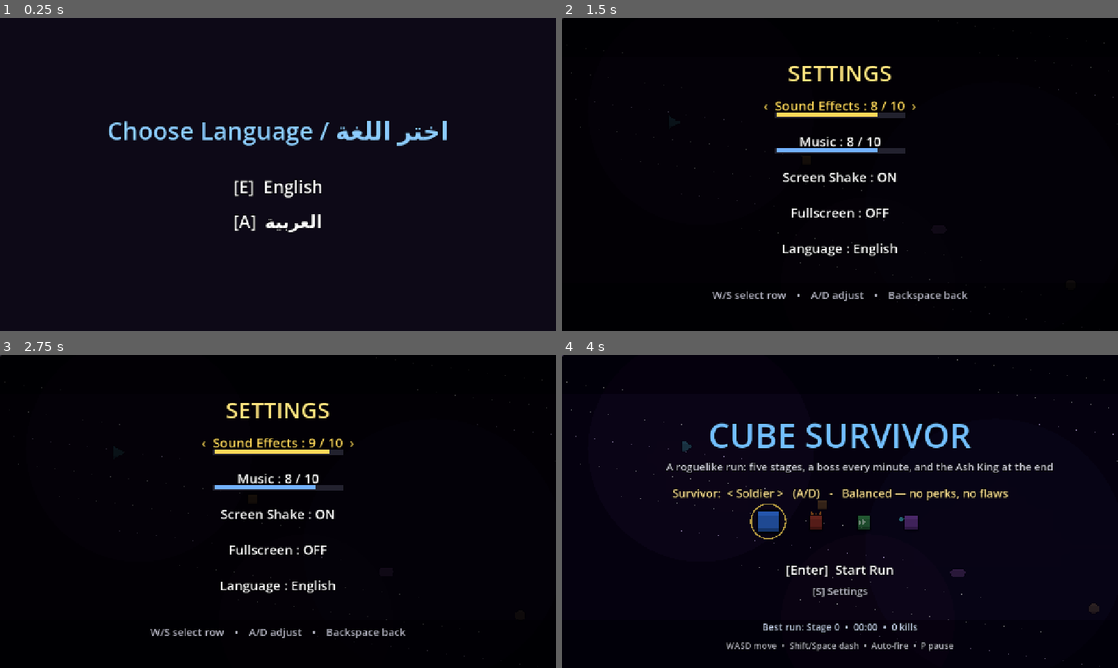
Above: before the commit, frames 1-4 (two rows, left to right).
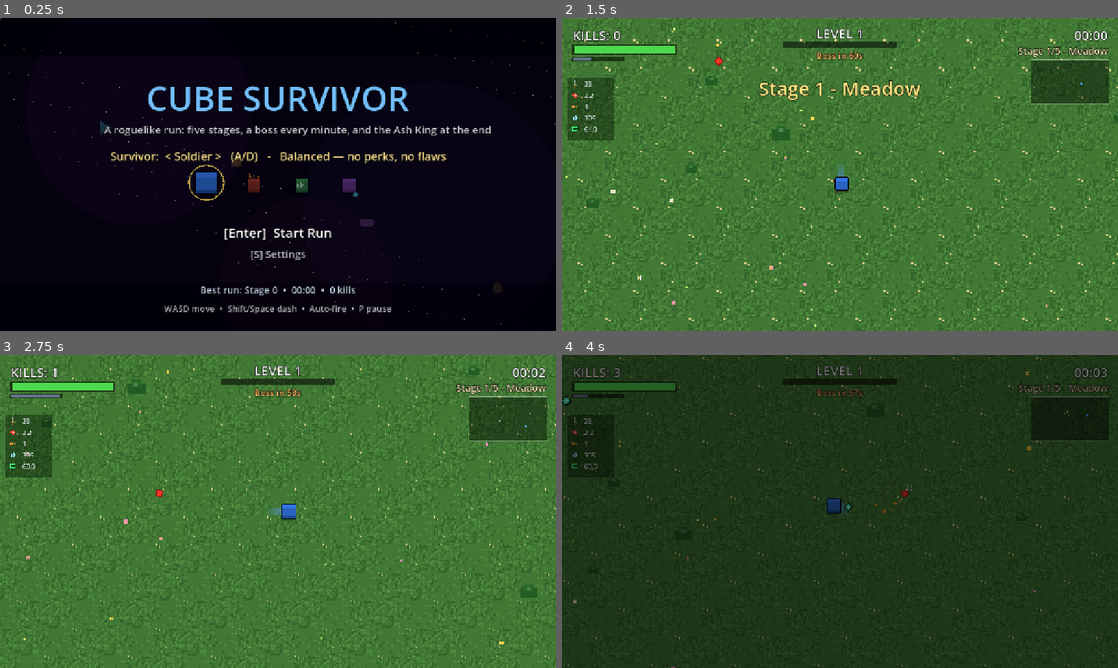
Above: after the commit, the same moments.

Repository: aliosama-DARK/cube-survivor
Game: Godot game, scene res://Main.tscn
The game is run twice, just before and just after one commit, with the same random seed, the same clock (stepped at 60 frames per second) and the same inputs. Sound files missing from this copy of the repository are replaced by a short silence.
Inputs (mouse positions are in pixels of both pictures, inside the frame that each line leads up to):
- Up to frame 1 (0.25 s): no input
- Up to frame 2 (1.5 s): tap Enter at 0.5, 1.35 s; move the mouse to (962, 158) at 0.52 s; hold D 0.53-1.28 s; tap E at 0.6 s; click (962, 158) at 0.67 s; tap Space at 0.77 s; move the mouse to (728, 190) at 1.27 s; hold S from 1.28 s (still down); click (728, 190) at 1.42 s
- Up to frame 3 (2.75 s): tap Space at 1.52 s; move the mouse to (333, 442) at 2.02 s; release S at 2.03 s; hold D from 2.03 s (still down); tap Keypad Enter at 2.1 s; click (333, 442) at 2.17 s
- Up to frame 4 (4 s): move the mouse to (812, 574) at 2.77 s; release D at 2.78 s; hold W 2.78-3.53 s; tap M at 2.85 s; click (812, 574) at 2.92 s; tap Space at 3.02, 3.77 s; move the mouse to (1006, 558) at 3.52 s; hold A from 3.53 s (still down); tap Backspace at 3.6 s; click (1006, 558) at 3.67 s

The runs differ from the first frame. In frame 1, 7.0% of the frame differs, in the area x 0-100%, y 0-100%; in frame 2, 100%; in frame 3, 100%; in frame 4, 99%.

Commit message:
English-only + web keyboard focus fix + mouse controls (menu, level-up, settings)
Co-Authored-By: Claude Fable 5 <noreply@anthropic.com>

Diff:
--- a/Main.gd
+++ b/Main.gd
@@ -403,10 +403,8 @@
 	_build_lang_ui()
 	_apply_fullscreen()
 	_gen_decor()
-	if lang_chosen or SHOTMODE:
-		_show_only_menu()
-	else:
-		_show_lang_screen()   # أول تشغيل: اختر اللغة
+	LANG = 0   # إنجليزي فقط (اتشال اختيار العربي)
+	_show_only_menu()
 	if not SHOTMODE:
 		_play_music("menu")
 
@@ -664,16 +662,16 @@
 	set_title = _mk_label(Vector2(W * 0.5 - 300, 90), 52, Color(1, 0.9, 0.5), set_dim)
 	set_title.size = Vector2(600, 80)
 	set_title.horizontal_alignment = HORIZONTAL_ALIGNMENT_CENTER
-	# 5 صفوف: مؤثرات / موسيقى / اهتزاز / ملء الشاشة / اللغة
-	for i in 5:
-		var r := _mk_label(Vector2(W * 0.5 - 300, 180 + i * 82), 30, Color(1, 1, 1), set_dim)
-		r.size = Vector2(600, 44)
+	# 4 صفوف: مؤثرات / موسيقى / اهتزاز / ملء الشاشة
+	for i in 4:
+		var r := _mk_label(Vector2(W * 0.5 - 300, 200 + i * 96), 32, Color(1, 1, 1), set_dim)
+		r.size = Vector2(600, 46)
 		r.horizontal_alignment = HORIZONTAL_ALIGNMENT_CENTER
 		set_rows.append(r)
 	# شريطا مستوى الصوت تحت أول صفّين
 	for i in 2:
-		var back := _mk_rect(Vector2(W * 0.5 - 150, 216 + i * 82), Vector2(300, 14), Color(0.15, 0.15, 0.20, 0.9), set_dim)
-		var fill := _mk_rect(Vector2(W * 0.5 - 147, 218 + i * 82), Vector2(0, 10), Color(0.45, 0.70, 1.0), set_dim)
+		var back := _mk_rect(Vector2(W * 0.5 - 160, 250 + i * 96), Vector2(320, 18), Color(0.15, 0.15, 0.20, 0.9), set_dim)
+		var fill := _mk_rect(Vector2(W * 0.5 - 157, 253 + i * 96), Vector2(0, 12), Color(0.45, 0.70, 1.0), set_dim)
 		set_bars.append({"back": back, "fill": fill})
 	set_hint = _mk_label(Vector2(W * 0.5 - 400, 620), 24, Color(0.72, 0.72, 0.78), set_dim)
 	set_hint.size = Vector2(800, 40)
@@ -683,16 +681,15 @@
 func _refresh_settings_ui() -> void:
 	set_title.text = T("SETTINGS")
 	set_hint.text = T("W/S select row    •    A/D adjust    •    Backspace back")
-	var names := ["Sound Effects", "Music", "Screen Shake", "Fullscreen", "Language"]
+	var names := ["Sound Effects", "Music", "Screen Shake", "Fullscreen"]
 	var vals := ["%d / 10" % sfx_vol, "%d / 10" % mus_vol,
-		T("ON") if shake_on else T("OFF"), T("ON") if fullscreen_on else T("OFF"),
-		("العربية" if LANG == 1 else "English")]
-	for i in 5:
+		T("ON") if shake_on else T("OFF"), T("ON") if fullscreen_on else T("OFF")]
+	for i in 4:
 		var sel := i == set_sel
 		set_rows[i].text = ("‹  %s : %s  ›" if sel else "%s : %s") % [T(names[i]), vals[i]]
 		set_rows[i].add_theme_color_override("font_color", Color(1, 0.85, 0.35) if sel else Color(1, 1, 1))
-	set_bars[0]["fill"].size.x = 294.0 * float(sfx_vol) / 10.0
-	set_bars[1]["fill"].size.x = 294.0 * float(mus_vol) / 10.0
+	set_bars[0]["fill"].size.x = 314.0 * float(sfx_vol) / 10.0
+	set_bars[1]["fill"].size.x = 314.0 * float(mus_vol) / 10.0
 	set_bars[0]["fill"].color = Color(1, 0.85, 0.35) if set_sel == 0 else Color(0.45, 0.70, 1.0)
 	set_bars[1]["fill"].color = Color(1, 0.85, 0.35) if set_sel == 1 else Color(0.45, 0.70, 1.0)
 
@@ -713,10 +710,6 @@
 			fullscreen_on = not fullscreen_on
 			_apply_fullscreen()
 			sfx("click")
-		4:
-			LANG = 1 - LANG
-			sfx("click")
-			_apply_lang()
 	_save_settings()
 	_refresh_settings_ui()
 
@@ -854,11 +847,40 @@
 func _unhandled_input(ev: InputEvent) -> void:
 	if SHOTMODE:
 		return
-	# نقرة الماوس على شاشة اللغة — بتختار وبتفعّل الكيبورد للمتصفح
-	if ev is InputEventMouseButton and ev.pressed and ev.button_index == MOUSE_BUTTON_LEFT and state == ST_LANG:
-		LANG = 0 if ev.position.y < 420.0 else 1
-		_confirm_lang()
-		return
+	# تحكّم بالماوس (والنقرة كمان بتفعّل الكيبورد في المتصفح)
+	if ev is InputEventMouseButton and ev.pressed and ev.button_index == MOUSE_BUTTON_LEFT:
+		var mp: Vector2 = ev.position
+		match state:
+			ST_MENU:
+				for i in CHARS.size():
+					var cx := W * 0.5 - 165.0 + 110.0 * i
+					if mp.distance_to(Vector2(cx, 385.0)) < 46.0:
+						char_sel = i; sfx("click"); _refresh_menu(); return
+				if mp.y >= 466.0 and mp.y < 512.0:      # Start Run
+					sfx("click"); _new_run(); return
+				if mp.y >= 512.0 and mp.y < 560.0:      # Settings
+					sfx("click"); set_sel = 0; _refresh_settings_ui()
+					menu_dim.visible = false; set_dim.visible = true; state = ST_SETTINGS; return
+			ST_LEVELUP:
+				var cw := 300.0
+				var gap := 40.0
+				var x0 := W * 0.5 - (cw * 3 + gap * 2) * 0.5
+				for i in 3:
+					var rx := x0 + (cw + gap) * i
+					if mp.x >= rx and mp.x <= rx + cw and mp.y >= 250.0 and mp.y <= 440.0 and i < lv_choices.size():
+						sfx("click"); _apply_upgrade(lv_choices[i]); lv_dim.visible = false; state = ST_PLAY; return
+			ST_SETTINGS:
+				for i in 4:
+					var ry := 200.0 + i * 96.0
+					if mp.y >= ry and mp.y < ry + 60.0:
+						set_sel = i; _adjust_setting(1); return
+				sfx("click"); set_dim.visible = false; menu_dim.visible = true; state = ST_MENU; return
+			ST_OVER:
+				sfx("click"); go_dim.visible = false; _new_run(); return
+			ST_VICTORY:
+				sfx("click"); vic_dim.visible = false; _to_menu(); return
+			ST_PAUSE:
+				pause_dim.visible = false; state = ST_PLAY; return
 	if not (ev is InputEventKey) or not ev.pressed or ev.echo:
 		return
 	var k: int = ev.keycode
@@ -886,9 +908,9 @@
 				sfx("click"); vic_dim.visible = false; _to_menu()
 		ST_SETTINGS:
 			if k == KEY_W or k == KEY_UP:
-				set_sel = (set_sel + 4) % 5; sfx("click"); _refresh_settings_ui()
+				set_sel = (set_sel + 3) % 4; sfx("click"); _refresh_settings_ui()
 			elif k == KEY_S or k == KEY_DOWN:
-				set_sel = (set_sel + 1) % 5; sfx("click"); _refresh_settings_ui()
+				set_sel = (set_sel + 1) % 4; sfx("click"); _refresh_settings_ui()
 			elif k == KEY_A or k == KEY_LEFT:
 				_adjust_setting(-1)
 			elif k == KEY_D or k == KEY_RIGHT:
Not shown, changed: docs/index.html
Not shown, changed: docs/index.pck
